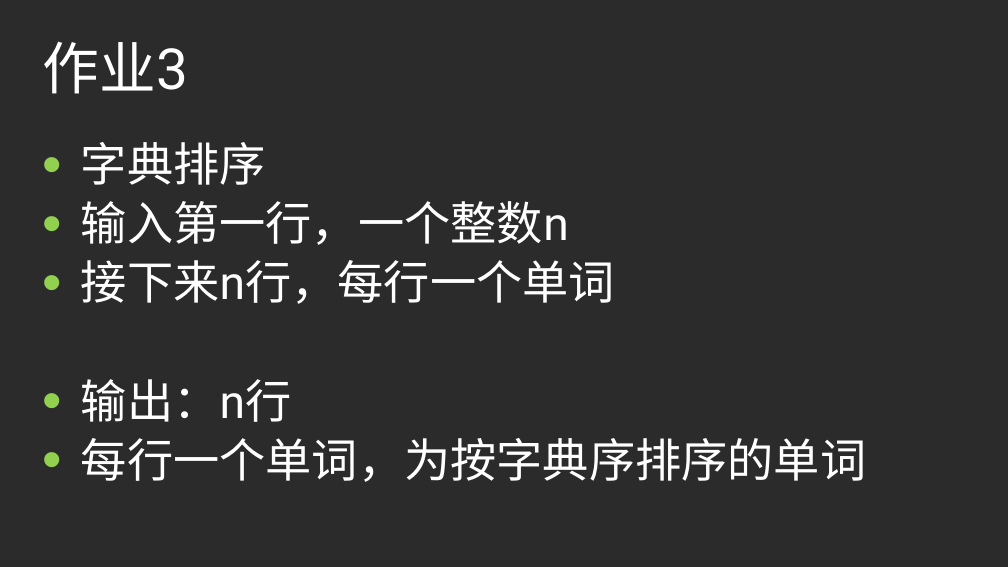
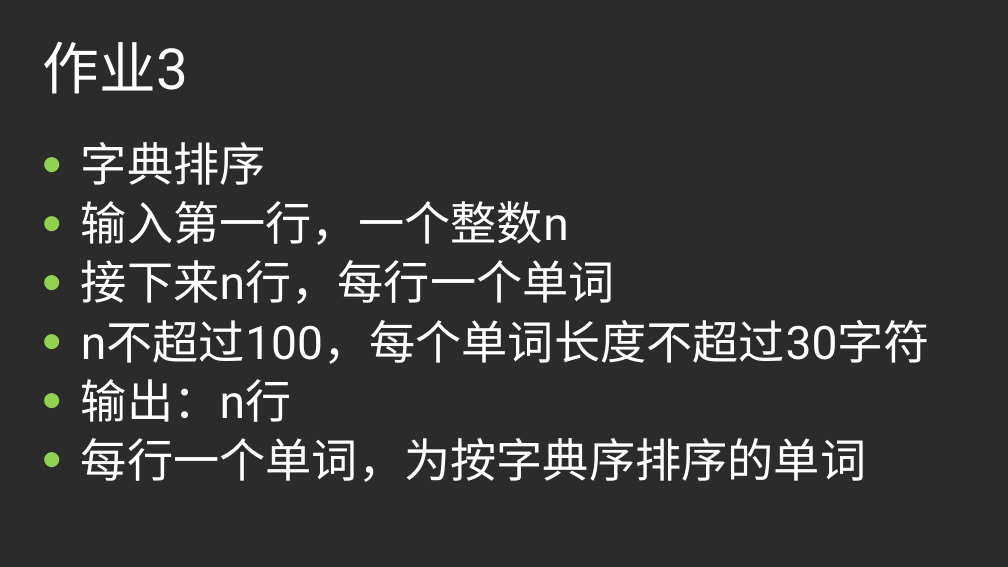
Before and after one commit to duanqn/programming_basic, a slide deck: slide 34 of slides/lec3.pptx. Drawn at 1008x567 pixels with LibreOffice and Linux fonts; fonts in the diff are those of the drawing; background and template pictures are left out; a plain dark background stands for a picture behind light text. Boxes give left, top, right and bottom in pixels: in the first picture for what was removed or moved away, otherwise in the second. Text is boxed around its words. In the diff, an @@ line names an element or a change of style, - is before the commit and + after.

```diff
--- a/slides/lec3.pptx
+++ b/slides/lec3.pptx
@@ text at [81,320,930,364]: paragraph added @@
+• n不超过100，每个单词长度不超过30字符
```
Also in this commit, not shown: 4 other slides changed.
